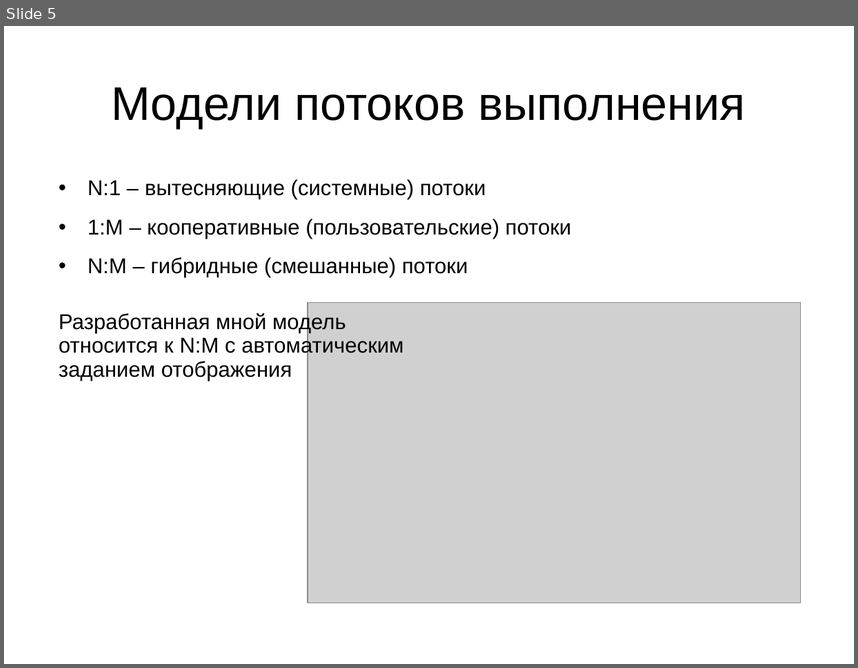
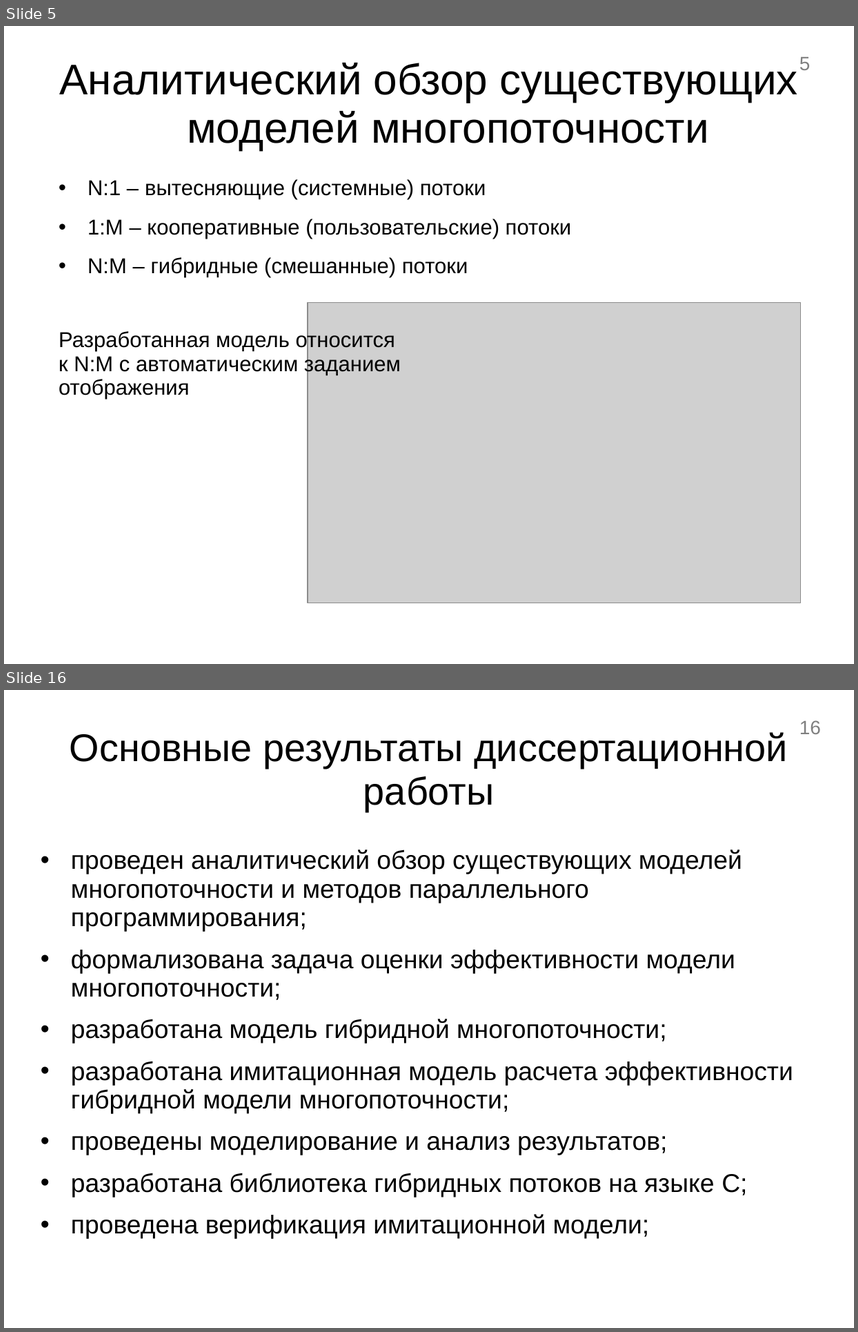
Before and after one commit to dizel3d/disser, a slide deck: Презентация.ppt. Shown one above the other, each under a label of ours: slide 5 before the commit, slides 5 and 16 after it; the slides between them are not shown. The pictures are 858x668 and 858x1332 pixels, drawn with LibreOffice and Linux fonts; fonts in the diff are those of the drawing; grey boxes stand for pictures. Boxes give left, top, right and bottom in pixels: in the first picture for what was removed or moved away, otherwise in the second. Text is boxed around its words. In the diff, an @@ line names an element or a change of style, - is before the commit and + after.

```diff
--- a/Презентация.ppt
+++ b/Презентация.ppt
@@ slide 16 added at [4, 690, 854, 1328], background #FFFFFF @@
@@ page number added at [800, 720, 821, 734], 18 pt, text #7F7F7F @@
+16
@@ title added at [70, 732, 788, 811], 36 pt, text #000000 @@
+Основные результаты диссертационной работы
@@ text added at [71, 849, 793, 1238], 24 pt, text #000000 @@
+• проведен аналитический обзор существующих моделей многопоточности и методов параллельного программирования;
+• формализована задача оценки эффективности модели многопоточности;
+• разработана модель гибридной многопоточности;
+• разработана имитационная модель расчета эффективности гибридной модели многопоточности;
+• проведены моделирование и анализ результатов;
+• разработана библиотека гибридных потоков на языке C;
+• проведена верификация имитационной модели;
@@ slide 5 changed as well @@
@@ title at [60, 63, 798, 150]: text changed; size 44 to 40 pt @@
-Модели потоков выполнения
+Аналитический обзор существующих моделей многопоточности
@@ page number added at [800, 57, 811, 70], 18 pt, text #7F7F7F @@
+5
@@ text at [59, 330, 401, 399]: text changed @@
-Разработанная мной модель относится к N:M с автоматическим заданием отображения
+Разработанная модель относится к N:M с автоматическим заданием отображения
```
Also in this commit, not shown: 3 other slides changed, 12 other slides added, 16 slides removed, 1 other file.
